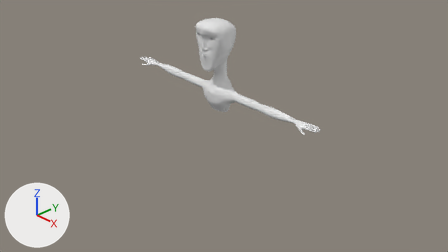
What one commit did to the Blender file HighClassTim.blend.
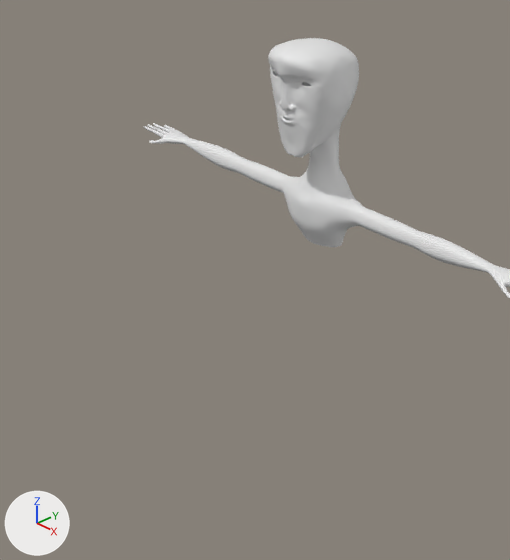
Each version is shown from the file's camera 'Camera', then close up on the part from 17% to 68% of the width and 0% to 100% of the height. Arrows for +X, +Y and +Z are at lower left; the lights stay in place.
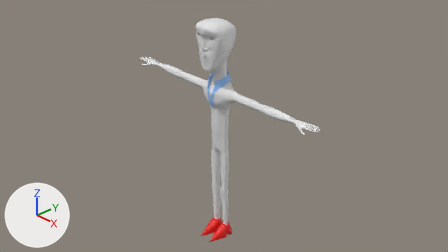
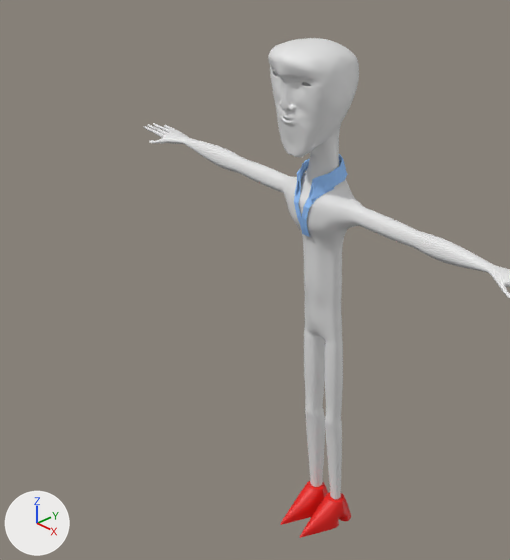
Commit message: Shirt - WIP

What differs and where, as boxes [x1, y1, x2, y2] in the close-ups (510 x 560 px):
'Plane', reshaped
    before: [144, 38, 510, 298]
    after: [144, 38, 510, 499]
'Plane.001', added (blue)
    after: [294, 154, 348, 237]
'Cube', added (red)
    after: [299, 492, 351, 538]
'Cube.001', added (red)
    after: [280, 481, 328, 525]
part 1 of me_plane, built on
    before: [299, 228, 328, 247]
    after: [299, 229, 343, 499]

Edits to the bpy script that builds the scene:
```text
Add mat_material:
    mat_material = principled_material('Material')
    mat_material.base_color = (0.8, 0.8, 0.8)  # white #e7e7e7
Add mat_innershirt:
    mat_innershirt = principled_material('InnerShirt')
    mat_innershirt.base_color = (0.322, 0.572, 1.0)  # blue #9ac7ff
    mat_innershirt.specular_ior_level = 0.0
Add mat_shoes:
    mat_shoes = principled_material('shoes')
    mat_shoes.base_color = (0.8, 0.00335, 0.0)  # red #e70b00
Change me_plane:
    used by ob_plane; location = (0.0, -0.499, 1.565); rotation_euler = (1.571, 0.0, 6.283), in degrees (90, 0, 360); scale = (0.132, 0.132, -0.132)
    remove me_plane.from_pydata(...)  # 682 vertices, 651 faces; spans x 0.0..17.0, y -9.4..3.1, z -0.2..4.9
    add me_plane.from_pydata(...)  # 775 vertices, 741 faces; spans x 0.0..17.0, y -27.9..3.1, z -0.2..4.9
    me_plane part 1
    2 vertices move from x 0.0..0.5, y -9.4, z 2.2..2.3 to x 0.0..0.5, y -9.7..-9.2, z 2.0..2.1
    68 vertices are added at x 0.0..1.6, y -27.9..-10.8, z 2.0..4.0
    7 new vertices lie (0.0, -1.4, 0.0) away from vertices in x 0.0..1.5, y -9.4, z 2.5..4.0
    7 new vertices lie (0.0, -1.0, 0.0) away from vertices in x 0.0..1.5, y -10.8, z 2.5..3.9
    6 new vertices lie (0.0, -0.9, 0.0) away from vertices in x 0.0..1.5, y -11.8, z 2.5..3.9
    5 new vertices lie (-0.1, -1.0, 0.0) away from vertices in x 0.4..1.5, y -12.7, z 2.5..3.9
    90 new faces join them
    add me_plane.materials.append(mat_material)  # white #e7e7e7
Add me_plane_001:
    me_plane_001.from_pydata(...)  # 93 vertices, 81 faces, 2 loose edges; spans x 0.0..0.187, y -0.414..0.173, z -0.305..0.118
    me_plane_001.materials.append(mat_innershirt)  # blue #9ac7ff
Add me_cube_001:
    me_cube_001.from_pydata(...)  # 136 vertices, 134 faces; spans x -1.21..1.21, y -3.92..1.47, z -1.01..1.0
    me_cube_001.polygons.foreach_set('use_smooth', [True] * 134)
    me_cube_001.materials.append(mat_shoes)  # red #e70b00
Add ob_plane_001:
    ob_plane_001 = bpy.data.objects.new('Plane.001', me_plane_001)
    ob_plane_001.location = (0.001, -0.202, 0.816)
    ob_plane_001.rotation_euler = (1.571, 0.0, 0.0)  # degrees (90, 0, 0)
    ob_plane_001.scale = (1.07, 1.0, 1.0)
    _m = ob_plane_001.modifiers.new('Mirror', 'MIRROR')
    _m.use_clip = True
Add ob_cube_001:
    ob_cube_001 = bpy.data.objects.new('Cube.001', me_cube_001)
    ob_cube_001.location = (-0.123, -0.072, -2.219)
    ob_cube_001.scale = (-0.111, 0.111, 0.111)
    _m = ob_cube_001.modifiers.new('Subdivision', 'SUBSURF')
    _m.levels = 2
Add ob_cube:
    ob_cube = bpy.data.objects.new('Cube', me_cube_001.copy())
    ob_cube.location = (0.127, -0.072, -2.219)
    ob_cube.scale = (0.111, 0.111, 0.111)
    _m = ob_cube.modifiers.new('Subdivision', 'SUBSURF')
    _m.levels = 2
```
